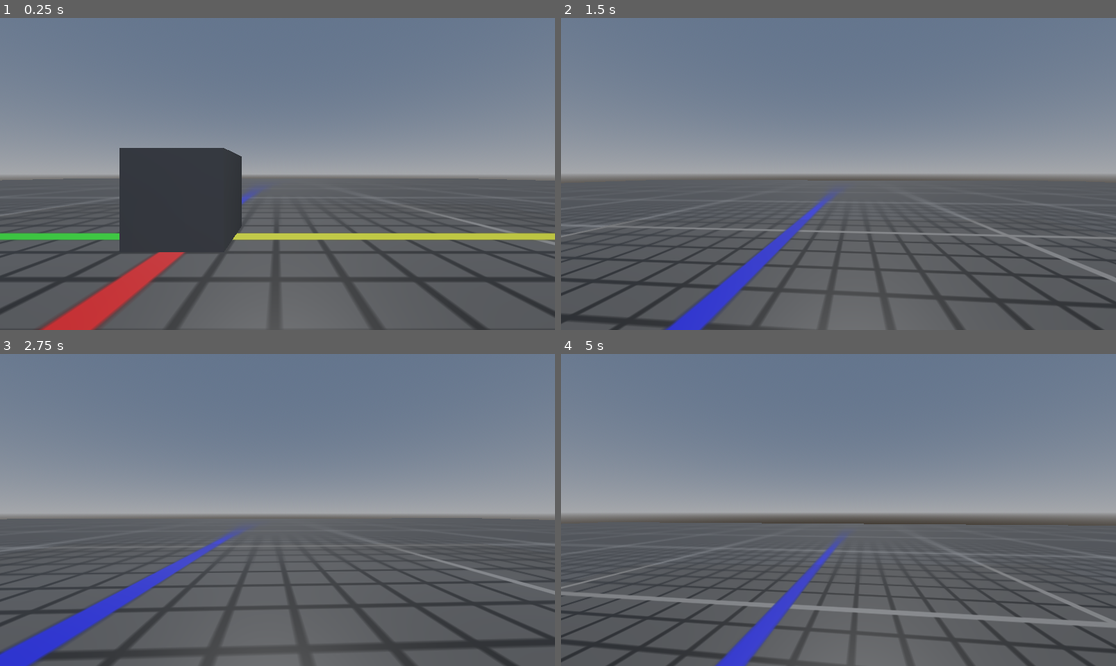
Above: before the commit, frames 1-4 (two rows, left to right).
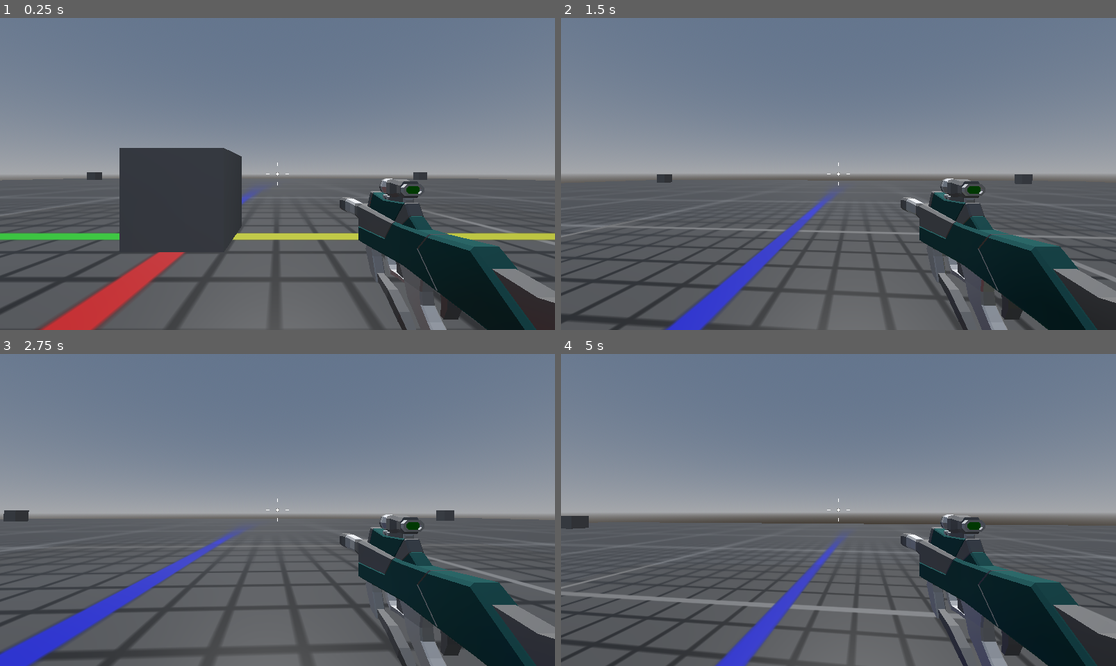
Above: after the commit, the same moments.

Repository: olinic/godot-fps-template
Game: Godot game, scene res://main.tscn
Two runs of this game, one before a commit and one after it. Both use one fixed random seed, a clock stepped at 60 frames per second and the inputs below.
Inputs (mouse positions are in pixels of both pictures, inside the frame that each line leads up to):
- Up to frame 1 (0.25 s): no input
- Up to frame 2 (1.5 s): tap Enter at 0.5 s; move the mouse to (866, 174) at 0.52 s; hold Up (move_forward) from 0.53 s (still down); tap Shift (keyboard_sprint) at 0.6, 1.35 s; tap Space (jump) at 0.77 s; move the mouse to (810, 174) at 1.27 s
- Up to frame 3 (2.75 s): keep holding Up (move_forward); tap Space (jump) at 1.52 s; move the mouse to (288, 503) at 2.02 s; tap Shift (keyboard_sprint) at 2.1 s
- Up to frame 4 (5 s): keep holding Up (move_forward); move the mouse to (832, 516) at 2.77 s; tap Shift (keyboard_sprint) at 2.85, 3.6, 4.35 s; tap Space (jump) at 3.02, 3.77, 4.52 s; move the mouse to (877, 513) at 3.52 s; move the mouse to (794, 506) at 4.27 s

The runs differ from the first frame. In frame 1, 8.3% of the frame differs, in the area x 15-100%, y 46-100%; in frame 2, 8.6%; in frame 3, 8.5%; in frame 4, 8.8%, in the area x 0-100%, y 46-100%.

Commit message:
added reticle and a smg gun

Diff:
--- /dev/null
+++ b/Player/Crosshair.gd
@@ -0,0 +1,11 @@
+@tool
+extends Control
+
+func _draw() -> void:
+    draw_circle(Vector2.ZERO,4, Color.DIM_GRAY)
+    draw_circle(Vector2.ZERO,3, Color.WHITE)
+
+    draw_line(Vector2(16,0), Vector2(24,0), Color.WHITE,2)
+    draw_line(Vector2(-16,0), Vector2(-24,0), Color.WHITE,2)
+    draw_line(Vector2(0,16), Vector2(0, 24), Color.WHITE,2)
+    draw_line(Vector2(0,-16), Vector2(0, -24), Color.WHITE,2)
--- /dev/null
+++ b/Weapons/SMG.tscn
@@ -0,0 +1,9 @@
+[gd_scene load_steps=3 format=3 uid="uid://b24ku1p85yyw8"]
+
+[ext_resource type="PackedScene" uid="uid://cqomnalqqa2oj" path="res://Weapons/hitscan_weapon.tscn" id="1_d40to"]
+[ext_resource type="PackedScene" uid="uid://dhofqgqocs304" path="res://Weapons/SMG.glb" id="2_0ic1q"]
+
+[node name="HitscanWeapon" instance=ExtResource("1_d40to")]
+
+[node name="SMG" parent="." index="1" instance=ExtResource("2_0ic1q")]
+transform = Transform3D(1, 0, 0, 0, 1, 0, 0, 0, 1, 0.7, -0.35, -1)
--- /dev/null
+++ b/Weapons/hitscan_weapon.gd
@@ -0,0 +1,12 @@
+extends Node3D
+
+@export var fire_rate := 14.0
+
+@onready var cooldown_timer: Timer = $CooldownTimer
+
+# Called every frame. 'delta' is the elapsed time since the previous frame.
+func _process(delta: float) -> void:
+	if Input.is_action_just_pressed("fire"):
+		if cooldown_timer.is_stopped():
+			cooldown_timer.start(1.0/fire_rate)
+			print("weapon fired!")
--- /dev/null
+++ b/Weapons/hitscan_weapon.tscn
@@ -0,0 +1,8 @@
+[gd_scene load_steps=2 format=3 uid="uid://cqomnalqqa2oj"]
+
+[ext_resource type="Script" path="res://Weapons/hitscan_weapon.gd" id="1_hhg4v"]
+
+[node name="HitscanWeapon" type="Node3D"]
+script = ExtResource("1_hhg4v")
+
+[node name="Cooldown Timer" type="Timer" parent="."]
--- a/main.tscn
+++ b/main.tscn
@@ -3,12 +3,6 @@
 [ext_resource type="PackedScene" uid="uid://8by78r4lfkdn" path="res://player.tscn" id="1_dpcvc"]
 [ext_resource type="Script" path="res://main.gd" id="1_gnb0y"]
 [ext_resource type="PackedScene" uid="uid://cry7pdahodwk1" path="res://Demo/Demo_Floor.tscn" id="3_rk7a3"]
-
-[sub_resource type="BoxShape3D" id="BoxShape3D_m05vp"]
-size = Vector3(2, 2, 2)
-
-[sub_resource type="BoxMesh" id="BoxMesh_iq0rx"]
-size = Vector3(2, 2, 2)
 
 [sub_resource type="ProceduralSkyMaterial" id="ProceduralSkyMaterial_ewpww"]
 
@@ -19,18 +13,14 @@
 background_mode = 2
 sky = SubResource("Sky_cdg7h")
 
+[sub_resource type="BoxShape3D" id="BoxShape3D_m05vp"]
+size = Vector3(2, 2, 2)
+
+[sub_resource type="BoxMesh" id="BoxMesh_iq0rx"]
+size = Vector3(2, 2, 2)
+
 [node name="Main" type="Node3D"]
 script = ExtResource("1_gnb0y")
-
-[node name="Box" type="StaticBody3D" parent="."]
-
-[node name="CollisionShape3D" type="CollisionShape3D" parent="Box"]
-transform = Transform3D(1, 0, 0, 0, 1, 0, 0, 0, 1, 0, 2, 0)
-shape = SubResource("BoxShape3D_m05vp")
-
-[node name="MeshInstance3D" type="MeshInstance3D" parent="Box"]
-transform = Transform3D(1, 0, 0, 0, 1, 0, 0, 0, 1, 0, 2, 0)
-mesh = SubResource("BoxMesh_iq0rx")
 
 [node name="Player" parent="." instance=ExtResource("1_dpcvc")]
 transform = Transform3D(1, 0, 0, 0, 1, 0, 0, 0, 1, 2.02841, 1.97801, 4.89241)
@@ -43,3 +33,70 @@
 
 [node name="Demo_Floor" parent="." instance=ExtResource("3_rk7a3")]
 transform = Transform3D(1, 0, 0, 0, 1, 0, 0, 0, 1, 0, 1, 0)
+
+[node name="Obsticles" type="Node3D" parent="."]
+
+[node name="Box" type="StaticBody3D" parent="Obsticles"]
+
+[node name="CollisionShape3D" type="CollisionShape3D" parent="Obsticles/Box"]
+transform = Transform3D(1, 0, 0, 0, 1, 0, 0, 0, 1, 0, 2, 0)
+shape = SubResource("BoxShape3D_m05vp")
+
+[node name="MeshInstance3D" type="MeshInstance3D" parent="Obsticles/Box"]
+transform = Transform3D(1, 0, 0, 0, 1, 0, 0, 0, 1, 0, 2, 0)
+mesh = SubResource("BoxMesh_iq0rx")
+
+[node name="Box2" type="StaticBody3D" parent="Obsticles"]
+transform = Transform3D(1, 0, 0, 0, 1, 0, 0, 0, 1, 44.8977, 0, 0)
+
+[node name="CollisionShape3D" type="CollisionShape3D" parent="Obsticles/Box2"]
+transform = Transform3D(1, 0, 0, 0, 1, 0, 0, 0, 1, 0, 2, 0)
+shape = SubResource("BoxShape3D_m05vp")
+
+[node name="MeshInstance3D" type="MeshInstance3D" parent="Obsticles/Box2"]
+transform = Transform3D(1, 0, 0, 0, 1, 0, 0, 0, 1, 0, 2, 0)
+mesh = SubResource("BoxMesh_iq0rx")
+
+[node name="Box3" type="StaticBody3D" parent="Obsticles"]
+transform = Transform3D(1, 0, 0, 0, 1, 0, 0, 0, 1, 44.8977, 0, 31.0008)
+
+[node name="CollisionShape3D" type="CollisionShape3D" parent="Obsticles/Box3"]
+transform = Transform3D(1, 0, 0, 0, 1, 0, 0, 0, 1, 0, 2, 0)
+shape = SubResource("BoxShape3D_m05vp")
+
+[node name="MeshInstance3D" type="MeshInstance3D" parent="Obsticles/Box3"]
+transform = Transform3D(1, 0, 0, 0, 1, 0, 0, 0, 1, 0, 2, 0)
+mesh = SubResource("BoxMesh_iq0rx")
+
+[node name="Box4" type="StaticBody3D" parent="Obsticles"]
+transform = Transform3D(1, 0, 0, 0, 1, 0, 0, 0, 1, -43.7771, 0, 31.0008)
+
+[node name="CollisionShape3D" type="CollisionShape3D" parent="Obsticles/Box4"]
+transform = Transform3D(1, 0, 0, 0, 1, 0, 0, 0, 1, 0, 2, 0)
+shape = SubResource("BoxShape3D_m05vp")
+
+[node name="MeshInstance3D" type="MeshInstance3D" parent="Obsticles/Box4"]
+transform = Transform3D(1, 0, 0, 0, 1, 0, 0, 0, 1, 0, 2, 0)
+mesh = SubResource("BoxMesh_iq0rx")
+
+[node name="Box5" type="StaticBody3D" parent="Obsticles"]
+transform = Transform3D(1, 0, 0, 0, 1, 0, 0, 0, 1, -43.7771, 0, -46.022)
+
+[node name="CollisionShape3D" type="CollisionShape3D" parent="Obsticles/Box5"]
+transform = Transform3D(1, 0, 0, 0, 1, 0, 0, 0, 1, 0, 2, 0)
+shape = SubResource("BoxShape3D_m05vp")
+
+[node name="MeshInstance3D" type="MeshInstance3D" parent="Obsticles/Box5"]
+transform = Transform3D(1, 0, 0, 0, 1, 0, 0, 0, 1, 0, 2, 0)
+mesh = SubResource("BoxMesh_iq0rx")
+
+[node name="Box6" type="StaticBody3D" parent="Obsticles"]
+transform = Transform3D(1, 0, 0, 0, 1, 0, 0, 0, 1, 37.7843, 0, -46.022)
+
+[node name="CollisionShape3D" type="CollisionShape3D" parent="Obsticles/Box6"]
+transform = Transform3D(1, 0, 0, 0, 1, 0, 0, 0, 1, 0, 2, 0)
+shape = SubResource("BoxShape3D_m05vp")
+
+[node name="MeshInstance3D" type="MeshInstance3D" parent="Obsticles/Box6"]
+transform = Transform3D(1, 0, 0, 0, 1, 0, 0, 0, 1, 0, 2, 0)
+mesh = SubResource("BoxMesh_iq0rx")
--- a/player.tscn
+++ b/player.tscn
@@ -1,7 +1,9 @@
-[gd_scene load_steps=5 format=3 uid="uid://8by78r4lfkdn"]
+[gd_scene load_steps=7 format=3 uid="uid://8by78r4lfkdn"]
 
 [ext_resource type="Script" path="res://Player/player.gd" id="1_sxc4l"]
 [ext_resource type="Script" path="res://Player/SmoothCamera.gd" id="2_s6ifw"]
+[ext_resource type="PackedScene" uid="uid://dhofqgqocs304" path="res://Weapons/SMG.glb" id="3_gtvq7"]
+[ext_resource type="Script" path="res://Player/Crosshair.gd" id="3_j7ya5"]
 
 [sub_resource type="CapsuleShape3D" id="CapsuleShape3D_uggkb"]
 
@@ -27,3 +29,17 @@
 
 [node name="ReflectionProbe" type="ReflectionProbe" parent="CameraController/SmoothCamera"]
 update_mode = 1
+
+[node name="SMG" parent="CameraController/SmoothCamera" instance=ExtResource("3_gtvq7")]
+transform = Transform3D(1, 0, 0, 0, 1, 0, 0, 0, 1, 0.7, -0.35, -1)
+
+[node name="CenterContainer" type="CenterContainer" parent="."]
+anchors_preset = 15
+anchor_right = 1.0
+anchor_bottom = 1.0
+grow_horizontal = 2
+grow_vertical = 2
+
+[node name="Crosshair" type="Control" parent="CenterContainer"]
+layout_mode = 2
+script = ExtResource("3_j7ya5")
--- a/project.godot
+++ b/project.godot
@@ -90,3 +90,8 @@
 "events": [Object(InputEventJoypadButton,"resource_local_to_scene":false,"resource_name":"","device":-1,"button_index":7,"pressure":0.0,"pressed":true,"script":null)
 ]
 }
+Fire={
+"deadzone": 0.5,
+"events": [Object(InputEventMouseButton,"resource_local_to_scene":false,"resource_name":"","device":-1,"window_id":0,"alt_pressed":false,"shift_pressed":false,"ctrl_pressed":false,"meta_pressed":false,"button_mask":1,"position":Vector2(68, 14),"global_position":Vector2(72, 55),"factor":1.0,"button_index":1,"canceled":false,"pressed":true,"double_click":false,"script":null)
+]
+}
Binary file added: Weapons/SMG.glb
Not shown, added: Weapons/SMG.glb.import
Binary file added: Weapons/SMG_Palette-Colour.png
Not shown, added: Weapons/SMG_Palette-Colour.png.import
Not shown, changed: .gitignore
